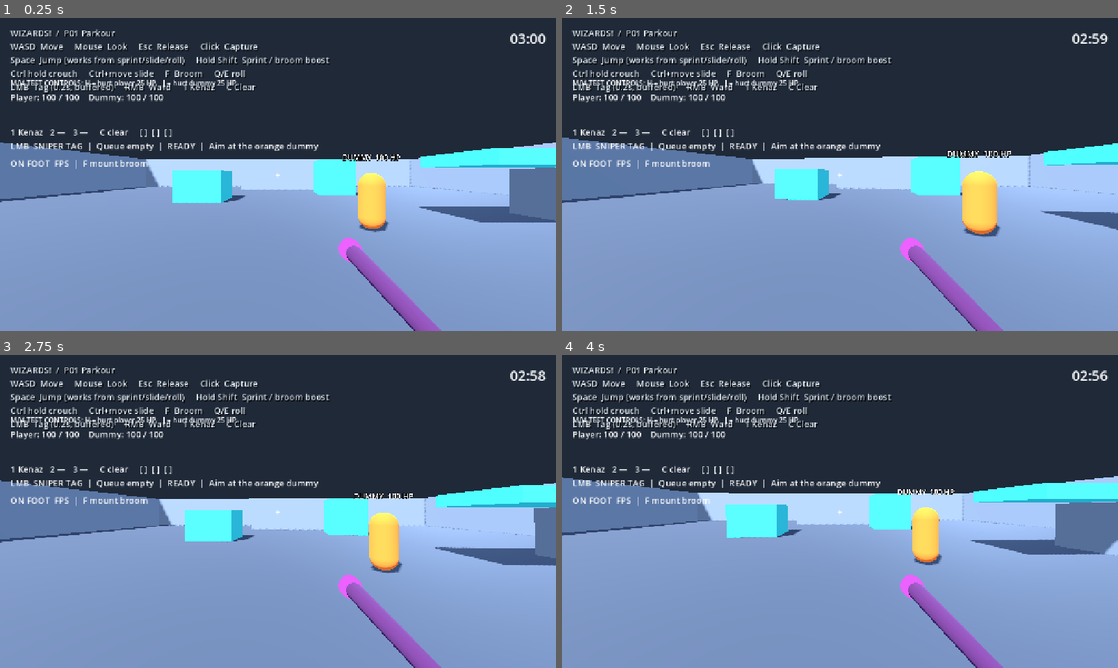
Above: before the commit, frames 1-4 (two rows, left to right).
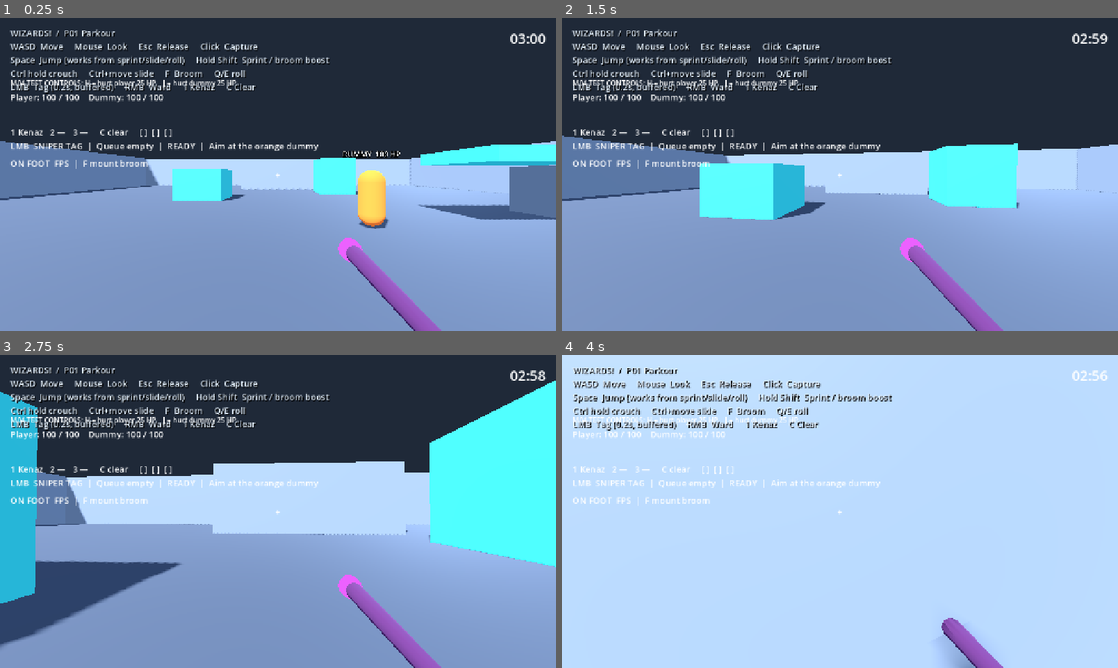
Above: after the commit, the same moments.

Repository: Addersoft/MAGICIDE-
Game: Godot game, scene res://scenes/boot/main.tscn
Two runs of this game, one before a commit and one after it. Both use one fixed random seed, a clock stepped at 60 frames per second and the inputs below.
Inputs (mouse positions are in pixels of both pictures, inside the frame that each line leads up to):
- Up to frame 1 (0.25 s): no input
- Up to frame 2 (1.5 s): tap Enter at 0.5 s; move the mouse to (867, 174) at 0.52 s; hold Ctrl (crouch_modifier) 0.53-1.28 s; hold W (move_forward) from 0.53 s (still down); click (867, 174) at 0.67 s; tap Space (jump) at 0.77 s; move the mouse to (812, 174) at 1.27 s; tap F (mount_broom) at 1.35 s
- Up to frame 3 (2.75 s): keep holding W (move_forward); tap Space (jump) at 1.52 s; move the mouse to (289, 505) at 2.02 s; tap Alt (parkour_slide) at 2.1 s
- Up to frame 4 (4 s): keep holding W (move_forward); move the mouse to (834, 517) at 2.77 s; click (834, 517) at 2.85 s; tap Space (jump) at 3.02, 3.77 s; move the mouse to (878, 514) at 3.52 s; tap 1 (rune_1) at 3.6 s

The runs differ from the first frame. In frame 1, 2.0% of the frame differs, in the area x 0-100%, y 39-69%; in frame 2, 9.6%; in frame 3, 29%; in frame 4, 93%, in the area x 0-100%, y 0-100%.
Error in both runs: Invalid access to property or key 'rune_insert_requested' on a base object of type 'Node (player_input.gd)'. (res://scripts/combat/combat_controller.gd:29)

Commit message:
Switch player scene to v1.0 controller

Diff:
--- a/scenes/player/player.tscn
+++ b/scenes/player/player.tscn
@@ -1,5 +1,5 @@
 [gd_scene load_steps=18 format=3]
-[ext_resource type="Script" path="res://scripts/player/player_controller.gd" id="1"]
+[ext_resource type="Script" path="res://scripts/player/player_controller_v1.gd" id="1"]
 [ext_resource type="Script" path="res://scripts/player/player_input.gd" id="2"]
 [ext_resource type="Script" path="res://scripts/camera/player_camera.gd" id="3"]
 [ext_resource type="Script" path="res://scripts/player/player_posture.gd" id="4"]
@@ -69,7 +69,7 @@
 near=0.05
 
 [node name="RuneBillboard" type="Node3D" parent="."]
-position=Vector3(0, 2.15, 0)
+position=Vector3(0,2.15,0)
 script=ExtResource("10")
 [node name="Slot0" type="MeshInstance3D" parent="RuneBillboard"]
 transform=Transform3D(1, 0, 0, 0, 1, 0, 0, 0, 1, -0.24, 0, 0)
